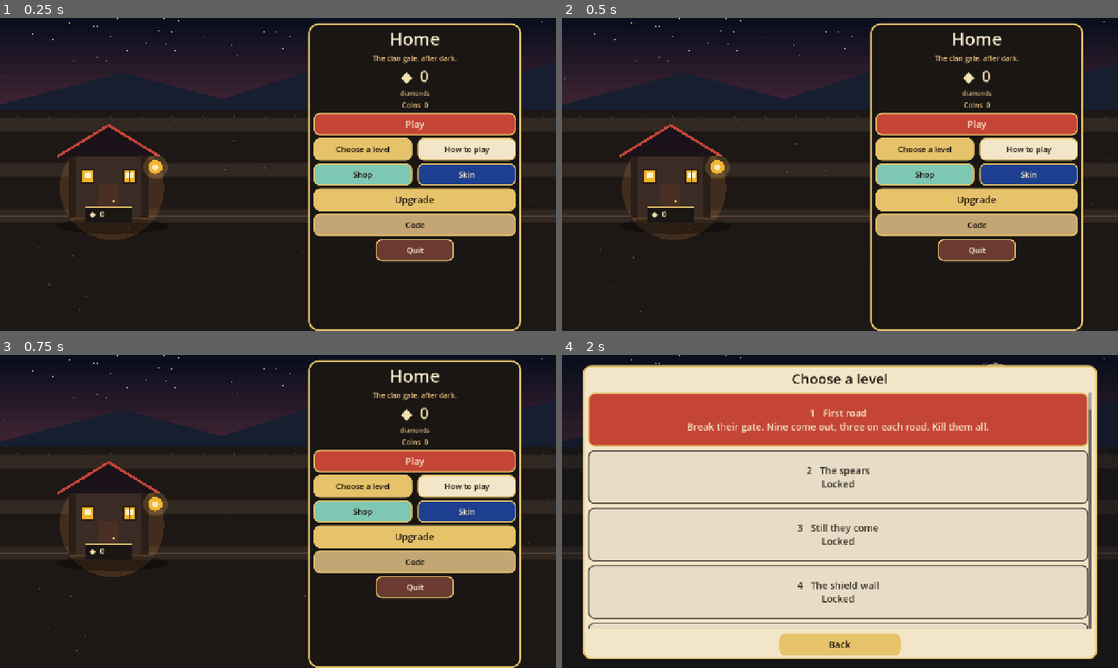
Above: before the commit, frames 1-4 (two rows, left to right).
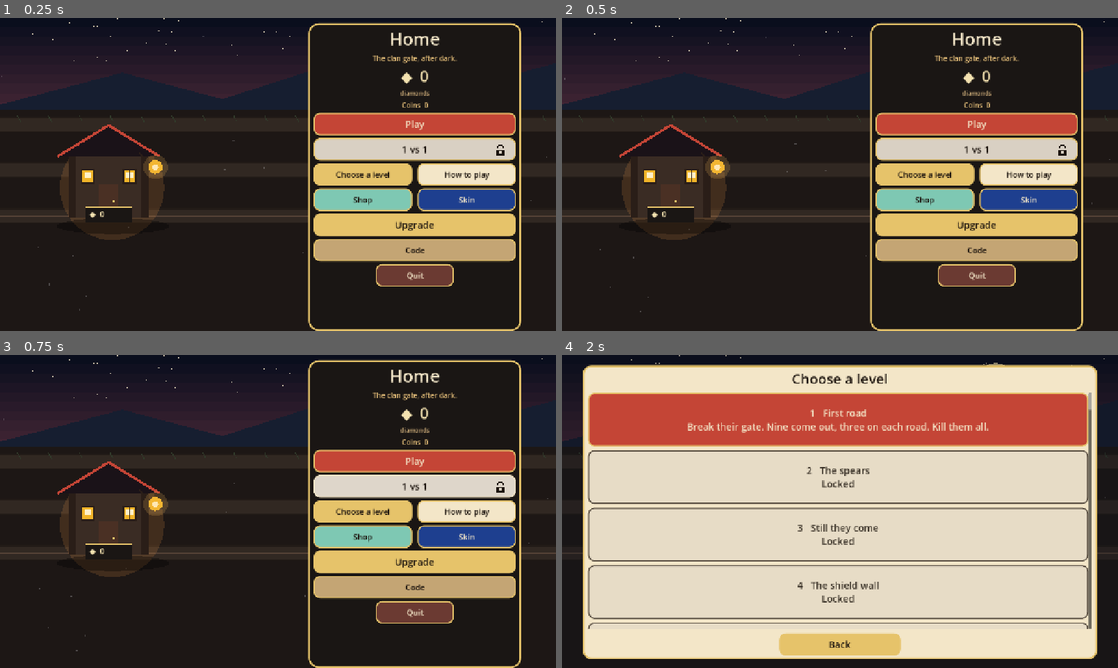
Above: after the commit, the same moments.

Repository: thomakhy025-code/n-vs-z
Game: Godot game, scene res://scenes/main.tscn
Same seed, same stepped clock (60 frames per second), same inputs: the game is played once before the commit and once after it.
Inputs (mouse positions are in pixels of both pictures, inside the frame that each line leads up to):
- Up to frame 1 (0.25 s): no input
- Up to frame 2 (0.5 s): no input
- Up to frame 3 (0.75 s): click (417, 486) at 0.5 s, where only the run after the commit has a clickable "1 vs 1"
- Up to frame 4 (2 s): click "Play" at 1.25 s

The runs differ from the first frame. In frame 1, 12% of the frame differs, in the area x 56-93%, y 38-86%; in frame 2, 12%; in frame 3, 12%; in frame 4, nothing differs.

Commit message:
Keep 1 vs 1 on the home screen, with a lock until level 20.
Co-authored-by: Cursor <cursoragent@cursor.com>

Diff:
--- a/scripts/main.gd
+++ b/scripts/main.gd
@@ -35,7 +35,7 @@
 
 On the website you can keep playing as a guest. That progress stays on the device. Sign in with Google and the levels y …(395 unchanged characters)…
 
-1 vs 1 opens after level 20. It is two clans. Each side chooses 6 o …(564 unchanged characters)…
+1 vs 1 is on the home screen. It opens after level 20, and until then the button wears a lock. It is two clans. Each side chooses 6 o …(564 unchanged characters)…
 
 Escape or Back returns to the title."
 
@@ -420,8 +420,7 @@
 		box.add_child(_menu_button("Next level · %s" % str(road["name"]), Color("c44536"), next_level, 420))
 	else:
 		box.add_child(_menu_button("Play", Color("c44536"), _show_levels, 420))
-	if Story.duel_open(cleared):
-		box.add_child(_menu_button("1 vs 1", Color("7d9a6a"), _show_duel, 420))
+	box.add_child(_duel_button())
 	box.add_child(_home_pair(
 		"Choose a level", Color("e6c36a"), _show_levels,
 		"How to play", Color("f3e6c8"), _show_how
@@ -2613,14 +2612,15 @@
 		var quit_rect := quit_b.get_global_rect()
 		quit_ok = quit_rect.position.y >= 0.0 and quit_rect.end.y <= vp.y + 1.0
 		print("TITLE quit=", quit_rect, " ok=", quit_ok)
-	if Story.duel_open(cleared):
-		if duel_b != null:
-			var duel_rect := duel_b.get_global_rect()
-			duel_ok = duel_rect.position.y >= 0.0 and duel_rect.end.y <= vp.y + 1.0
-			print("TITLE duel=", duel_rect, " ok=", duel_ok)
+	if duel_b != null:
+		var duel_rect := duel_b.get_global_rect()
+		var duel_locked := not Story.duel_open(cleared)
+		duel_ok = duel_rect.position.y >= 0.0 and duel_rect.end.y <= vp.y + 1.0
+		if duel_locked:
+			duel_ok = duel_ok and bool(duel_b.get_meta("duel_locked", false))
+		print("TITLE duel=", duel_rect, " locked=", duel_locked, " ok=", duel_ok)
 	else:
-		duel_ok = duel_b == null
-		print("TITLE duel locked ok=", duel_ok)
+		print("TITLE duel missing ok=false")
 	if play != null:
 		var play_rect := play.get_global_rect()
 		play_ok = play_rect.position.y >= 0.0 and play_rect.end.y <= vp.y + 1.0
@@ -2778,6 +2778,25 @@
 	return found
 
 
+func _duel_button() -> Button:
+	var open := Story.duel_open(cleared)
+	var button := LockButton.new()
+	button.text = "1 vs 1"
+	button.locked = not open
+	button.custom_minimum_size = Vector2(420, 52)
+	var color := Color("7d9a6a") if open else Color("d9d0c3")
+	var lum := color.r * 0.3 + color.g * 0.59 + color.b * 0.11
+	UiSkin.apply(button, color, 22, Color("1c140e") if lum > 0.62 else Color("f3e6c8"))
+	if not open:
+		button.set_meta("duel_locked", true)
+	button.pressed.connect(func() -> void:
+		Sfx.play("click", 1.0, -6.0)
+		if open:
+			_show_duel()
+	)
+	return button
+
+
 func _menu_button(text: String, color: Color, action: Callable, wide: float = 280.0, font_px: int = 22) -> Button:
 	var button := Button.new()
 	button.text = text
@@ -2789,6 +2808,25 @@
 		action.call()
 	)
 	return button
+
+
+class LockButton:
+	extends Button
+
+	var locked: bool = false
+
+	func _ready() -> void:
+		resized.connect(queue_redraw)
+
+	func _draw() -> void:
+		if not locked:
+			return
+		var ink := Color("1c140e")
+		var cx := size.x - 36.0
+		var cy := size.y * 0.5 + 3.0
+		draw_arc(Vector2(cx, cy - 6.0), 7.0, PI, TAU, 14, ink, 3.0, true)
+		draw_rect(Rect2(cx - 9.0, cy - 2.0, 18.0, 14.0), ink, true)
+		draw_circle(Vector2(cx, cy + 4.0), 2.0, Color("d9d0c3"))
 
 
 class Portrait:
Not shown, changed: docs/index.pck
Not shown, added: docs/nvs-939040.pck
